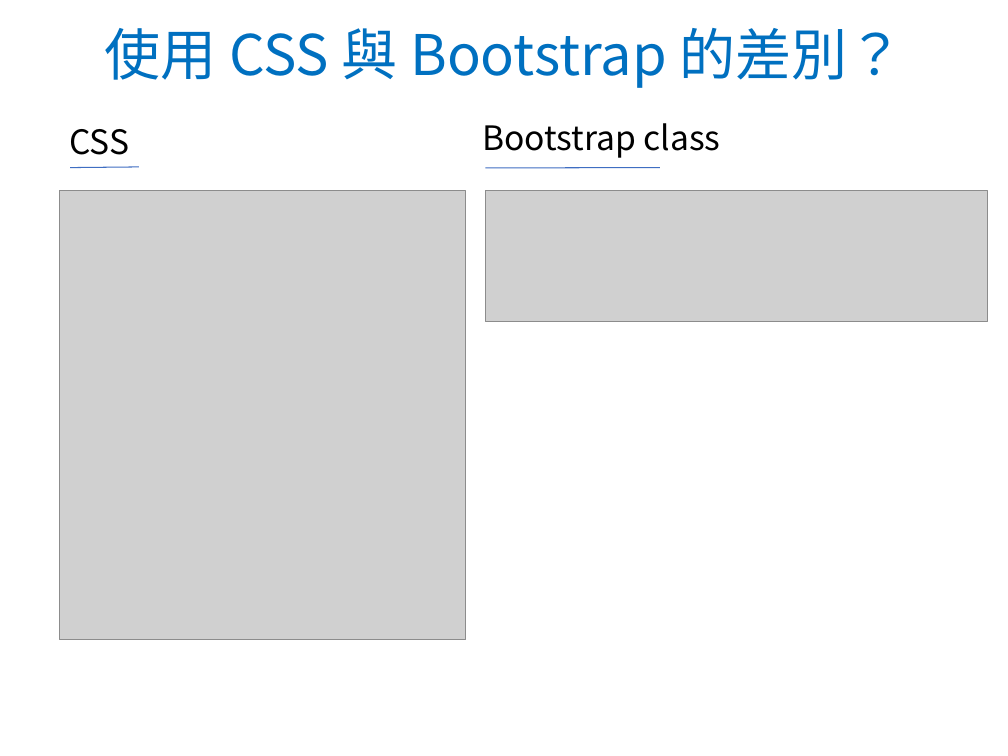
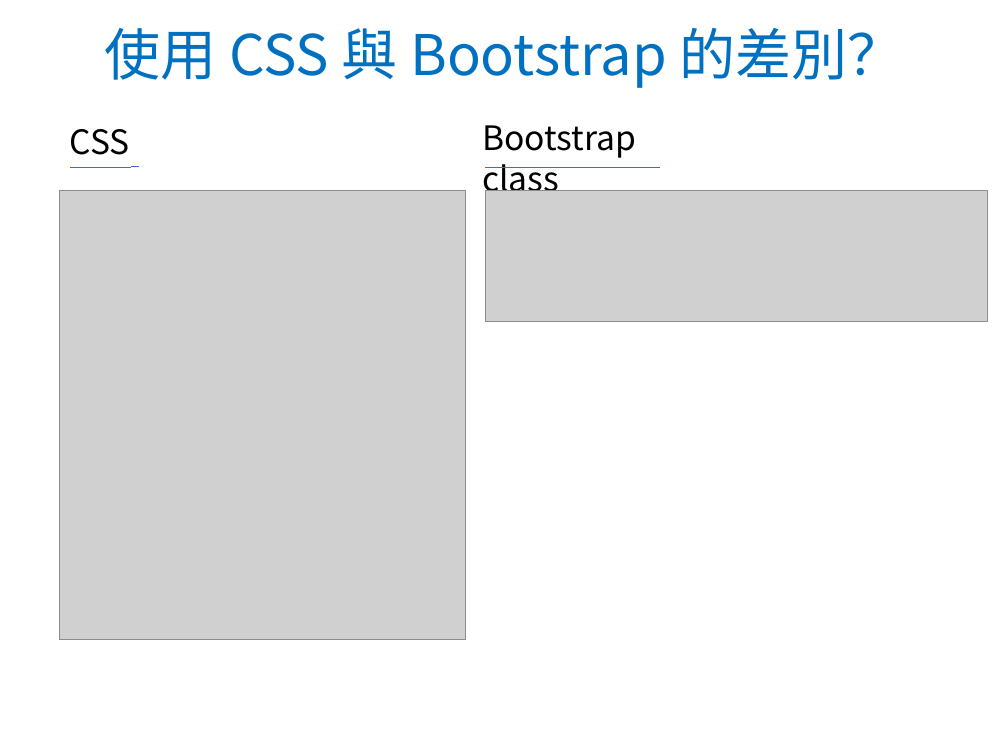
Before and after one commit to WaRTanKE7/WebClubData, a slide deck: slide 20 of 教學簡報/Bootstrap 4.pptx (slide 18 before the commit). Drawn at 1008x756 pixels with LibreOffice and Linux fonts; fonts in the diff are those of the drawing; grey boxes stand for pictures; background and template pictures are left out. Boxes give left, top, right and bottom in pixels: in the first picture for what was removed or moved away, otherwise in the second. Text is boxed around its words. In the diff, an @@ line names an element or a change of style, - is before the commit and + after.

```diff
--- a/教學簡報/Bootstrap 4.pptx
+++ b/教學簡報/Bootstrap 4.pptx
@@ title "使用 CSS 與 Bootstrap 的差別？" at [105, 28, 903, 88]: font Noto Sans CJK SC to Calibri in "使用 與 的差別？" @@
@@ text "Bootstrap class" rewrapped from [482, 123, 721, 158] to [482, 125, 636, 200] @@
@@ line (139, 167) - (71, 167): stroke #3F6FC3 0.75 pt to #3F6EC3 0.75 pt @@
@@ line (660, 167) - (486, 168): stroke #3F6FC3 0.75 pt to #3F6EC3 0.75 pt @@
```
Also in this commit, not shown: 16 other slides changed, 2 slides added.
